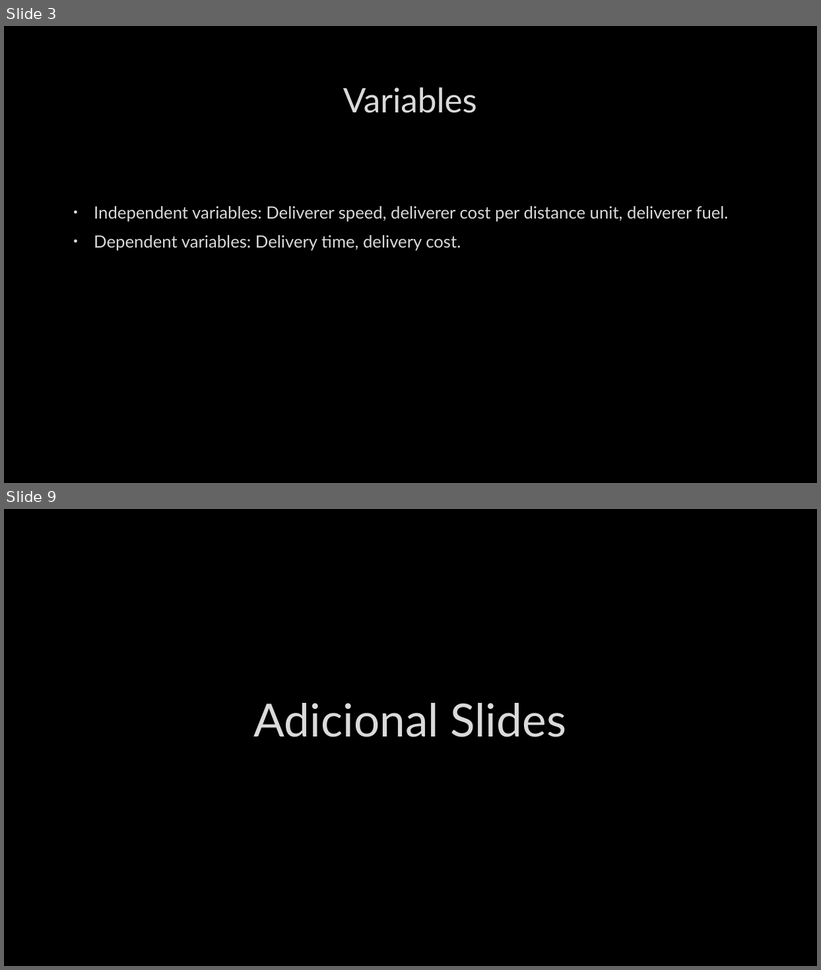
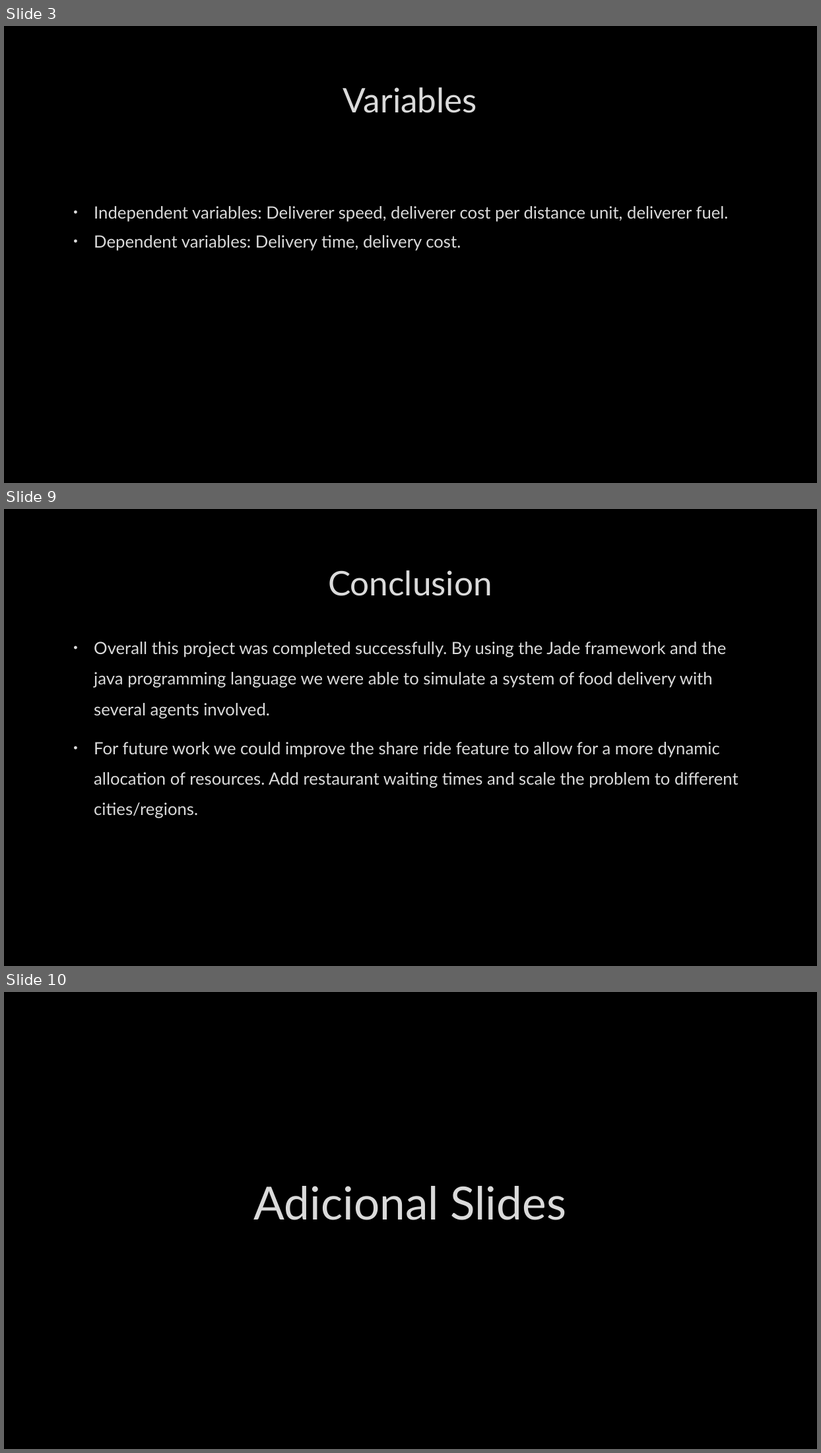
Before and after one commit to joao0903/ASMA, a slide deck: docs/Uber Eats.pptx. Shown one above the other, each under a label of ours: slides 3 and 9 before the commit, slides 3, 9 and 10 after it; the slides between them are not shown. The pictures are 821x970 and 821x1453 pixels, drawn with LibreOffice and Linux fonts; fonts in the diff are those of the drawing; background and template pictures are left out. Boxes give left, top, right and bottom in pixels: in the first picture for what was removed or moved away, otherwise in the second. Text is boxed around its words. In the diff, an @@ line names an element or a change of style, - is before the commit and + after.

```diff
--- a/docs/Uber Eats.pptx
+++ b/docs/Uber Eats.pptx
@@ slide 9 added at <box>4,509,817,966</box>, background picture (left out) @@
@@ title added at <box>328,570,492,596</box>, 40 pt, text #DADADA @@
+Conclusion
@@ text added at <box>94,642,739,819</box>, 20 pt, text #DADADA @@
+• Overall this project was completed successfully. By using the Jade framework and the java programming language we were able to simulate a system of food delivery with several agents involved.
+• For future work we could improve the share ride feature to allow for a more dynamic allocation of resources. Add restaurant waiting times and scale the problem to different cities/regions.
@@ what was slide 9 is now slide 10 @@
```
Also in this commit, not shown: 6 slides changed, 1 other slide added, 1 slide removed, 8 other files.
